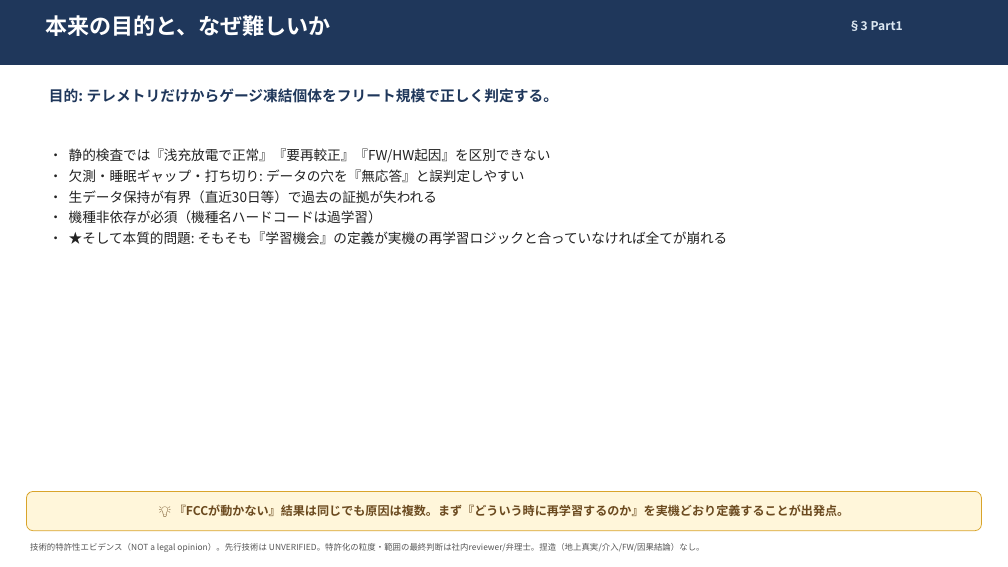
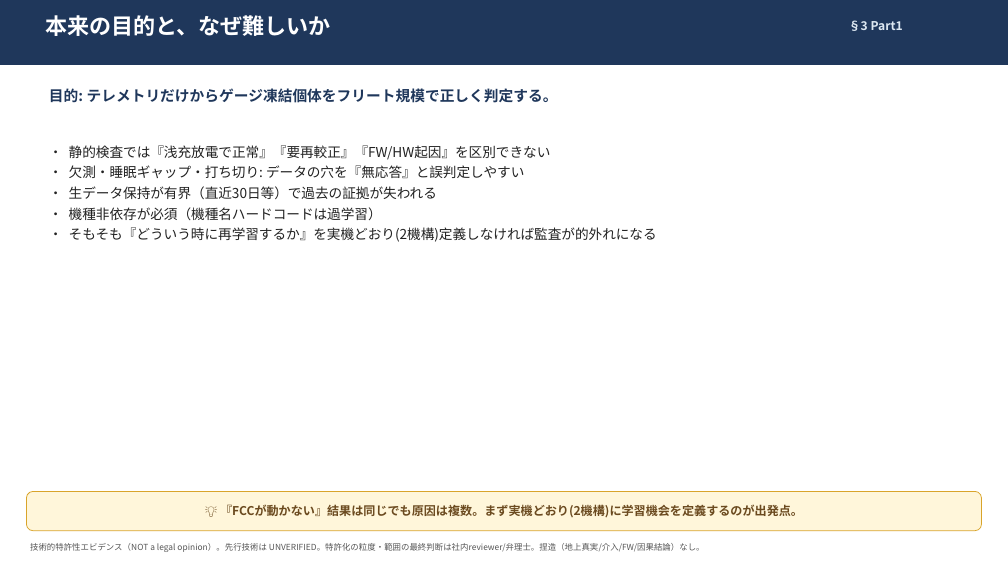
Before and after one commit to naja-hubble/battery-usage-ai, a slide deck: slide 9 of data/reports/fcc_patent_summary_slides_v5_od2.pptx. Drawn at 1008x567 pixels with LibreOffice and Linux fonts; fonts in the diff are those of the drawing. Boxes give left, top, right and bottom in pixels: in the first picture for what was removed or moved away, otherwise in the second. Text is boxed around its words. In the diff, an @@ line names an element or a change of style, - is before the commit and + after.

```diff
--- a/data/reports/fcc_patent_summary_slides_v5_od2.pptx
+++ b/data/reports/fcc_patent_summary_slides_v5_od2.pptx
@@ text at [69, 227, 657, 242]: text changed @@
-• ★そして本質的問題: そもそも『学習機会』の定義が実機の再学習ロジックと合っていなければ全てが崩れる
+• そもそも『どういう時に再学習するか』を実機どおり(2機構)定義しなければ監査が的外れになる
@@ text in rounded rectangle at [220, 504, 803, 517]: text changed @@
-💡 『FCCが動かない』結果は同じでも原因は複数。まず『どういう時に再学習するのか』を実機どおり定義することが出発点。
+💡 『FCCが動かない』結果は同じでも原因は複数。まず実機どおり(2機構)に学習機会を定義するのが出発点。
```
Also in this commit, not shown: 26 other slides changed, 6 slides added, 12 other files.
